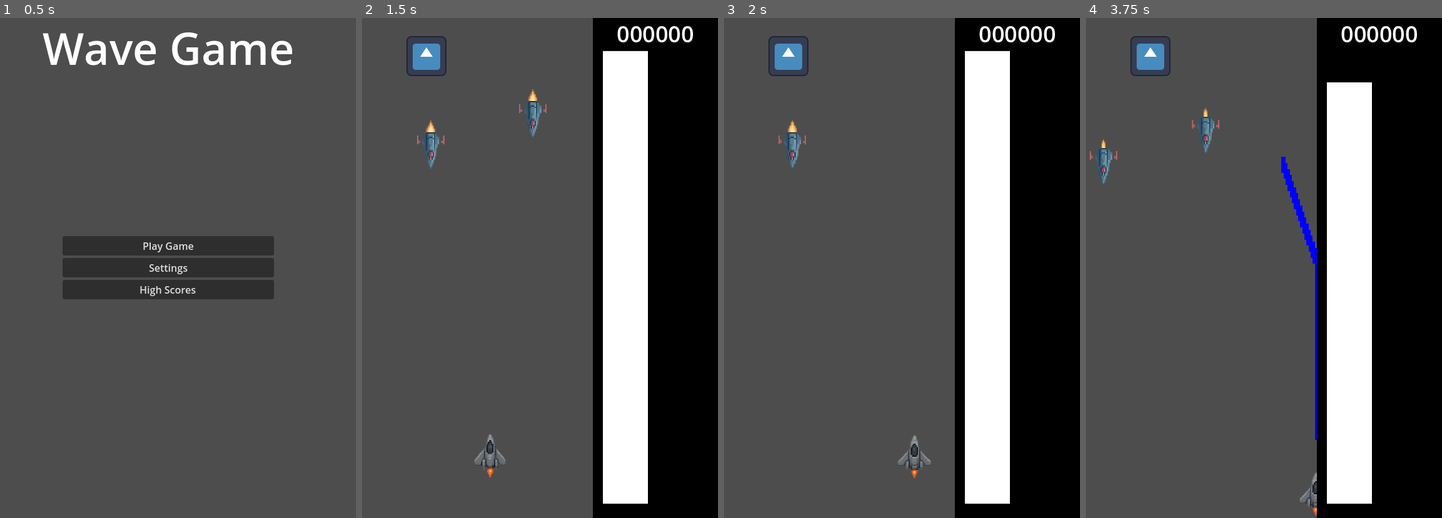
Above: before the commit, frames 1-4 (left to right).
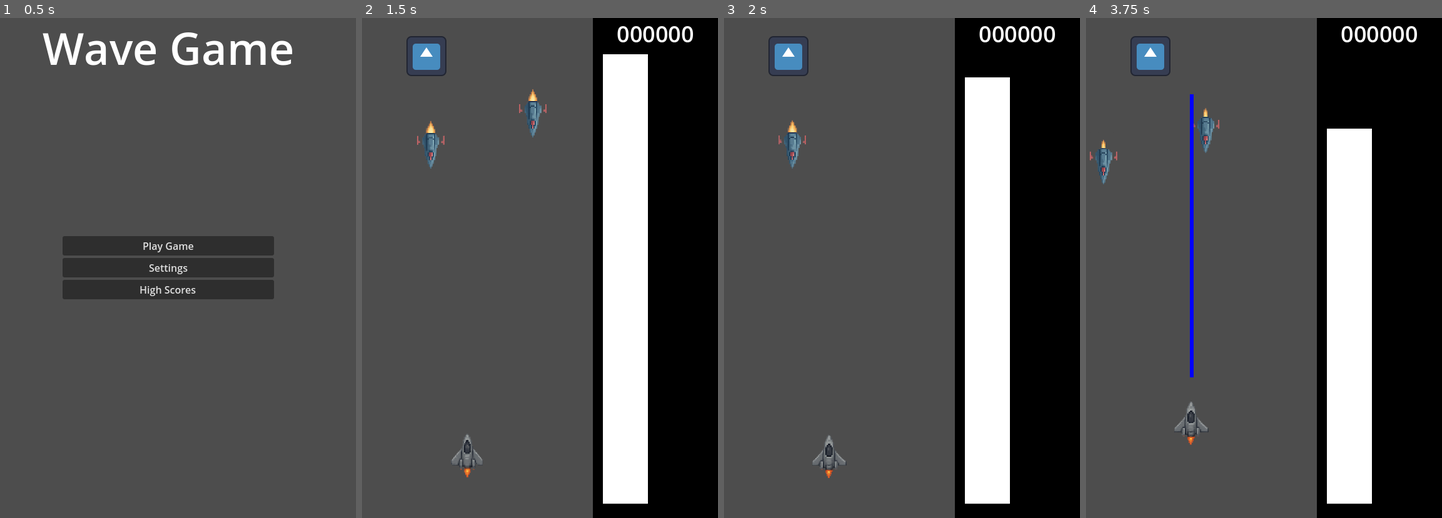
Above: after the commit, the same moments.

Repository: parkernalch/wave-jam
Game: Godot game, scene res://Scenes/Menus/menus.tscn
Two runs of this game, one before a commit and one after it. Both use one fixed random seed, a clock stepped at 60 frames per second and the inputs below. The engine's default icon, where the game draws it, is replaced by a stand-in: a white triangle on a blue panel in a dark square.
Inputs (mouse positions are in pixels of both pictures, inside the frame that each line leads up to):
- Up to frame 1 (0.5 s): no input
- Up to frame 2 (1.5 s): click "Play Game" at 0.5 s; move the mouse to (611, 243) at 1.27 s; hold D (right) from 1.28 s (still down); hold Shift (boost, bound only after the commit) from 1.28 s (still down)
- Up to frame 3 (2 s): keep holding D (right); keep holding Shift (boost, bound only after the commit)
- Up to frame 4 (3.75 s): move the mouse to (1178, 293) at 2.02 s; release D (right) at 2.03 s; release Shift (boost, bound only after the commit) at 2.03 s; hold S (down) 2.03-2.78 s; click (1178, 293) at 2.1 s; tap Shift (boost, bound only after the commit) at 2.3, 3.05, 3.6 s; move the mouse to (1292, 158) at 2.77 s; hold D (right) 2.78-3.53 s; hold Right mouse button (shoot) 2.78-3.53 s; move the mouse to (1235, 368) at 3.52 s; hold Up (ui_up) from 3.53 s (still down)

Frame 1 is identical in both runs. In frame 2, 0.6% of the frame differs, in the area x 15-81%, y 6-92%; in frame 3, 1.2%; in frame 4, 2.8%, in the area x 1-81%, y 12-100%.

Commit message:
Added Boost | Fixed bug with diagonal movement

Diff:
--- a/Entities/Enemy2/Enemy2.tscn
+++ b/Entities/Enemy2/Enemy2.tscn
@@ -46,9 +46,8 @@
 "speed": 5.0
 }]
 
-[sub_resource type="CapsuleShape2D" id="CapsuleShape2D_w0j0h"]
-radius = 14.333334
-height = 67.33333
+[sub_resource type="RectangleShape2D" id="RectangleShape2D_bkf3j"]
+size = Vector2(17, 60.000004)
 
 [node name="Enemy2" type="CharacterBody2D"]
 script = ExtResource("1_bkf3j")
@@ -62,7 +61,7 @@
 frame_progress = 0.65647364
 
 [node name="CollisionShape2D" type="CollisionShape2D" parent="."]
-position = Vector2(2.7660462e-08, -102)
+position = Vector2(1.5000134, -109)
 rotation = -3.1415925
 scale = Vector2(3, 3)
-shape = SubResource("CapsuleShape2D_w0j0h")
+shape = SubResource("RectangleShape2D_bkf3j")
--- a/Entities/Player/Player.gd
+++ b/Entities/Player/Player.gd
@@ -4,8 +4,7 @@
 @onready var bullet_spawn: Node2D = $BulletSpawn
 @export var bullet_speed = 600;
 @export var speed = 300
-
-signal amplitude_changed
+@export var boost_multiplier = 2.0
 
 var max_amplitude = 100.0
 var amplitude = 100.0
--- a/Entities/Player/States/Move.gd
+++ b/Entities/Player/States/Move.gd
@@ -31,11 +31,14 @@
 	return
 
 func physics_update(_delta: float) -> void:
-	var input_direction_y := Input.get_axis("up", "down")
-	var input_direction_x := Input.get_axis("left", "right")
+	var dir := Input.get_vector("ui_left", "ui_right", "ui_up", "ui_down")
 
-	player.velocity.x = player.speed * input_direction_x
-	player.velocity.y = player.speed * input_direction_y
+	player.velocity = dir * player.speed
+
+	if Input.is_action_pressed("boost") && player.amplitude > 1:
+		player.velocity *= player.boost_multiplier
+		player.amplitude -= 20 * _delta
+		signal_bus.amplitude_changed.emit(player.amplitude)
 
 	if (is_in_bounds()):
 		player.move_and_slide()
--- a/Scenes/Game/game.tscn
+++ b/Scenes/Game/game.tscn
@@ -146,7 +146,7 @@
 
 [node name="Enemy2" parent="." instance=ExtResource("3_qikps")]
 position = Vector2(441, 115.000015)
-scale = Vector2(0.3, 0.3)
+scale = Vector2(0.3, 0.2972163)
 
 [node name="AnimationPlayer" type="AnimationPlayer" parent="Enemy2"]
 libraries = {
--- a/project.godot
+++ b/project.godot
@@ -62,12 +62,21 @@
 "deadzone": 0.2,
 "events": [Object(InputEventJoypadMotion,"resource_local_to_scene":false,"resource_name":"","device":-1,"axis":4,"axis_value":1.0,"script":null)
 , Object(InputEventMouseButton,"resource_local_to_scene":false,"resource_name":"","device":-1,"window_id":0,"alt_presse …(249 unchanged characters)…
+, Object(InputEventKey,"resource_local_to_scene":false,"resource_name":"","device":-1,"window_id":0,"alt_pressed":false,"shift_pressed":false,"ctrl_pressed":false,"meta_pressed":false,"pressed":false,"keycode":0,"physical_keycode":75,"key_label":0,"unicode":107,"location":0,"echo":false,"script":null)
 ]
 }
 shoot={
 "deadzone": 0.2,
 "events": [Object(InputEventJoypadMotion,"resource_local_to_scene":false,"resource_name":"","device":-1,"axis":5,"axis_value":1.0,"script":null)
 , Object(InputEventMouseButton,"resource_local_to_scene":false,"resource_name":"","device":-1,"window_id":0,"alt_presse …(249 unchanged characters)…
+, Object(InputEventKey,"resource_local_to_scene":false,"resource_name":"","device":-1,"window_id":0,"alt_pressed":false,"shift_pressed":false,"ctrl_pressed":false,"meta_pressed":false,"pressed":false,"keycode":0,"physical_keycode":74,"key_label":0,"unicode":106,"location":0,"echo":false,"script":null)
+]
+}
+boost={
+"deadzone": 0.2,
+"events": [Object(InputEventKey,"resource_local_to_scene":false,"resource_name":"","device":-1,"window_id":0,"alt_pressed":false,"shift_pressed":false,"ctrl_pressed":false,"meta_pressed":false,"pressed":false,"keycode":0,"physical_keycode":4194325,"key_label":0,"unicode":0,"location":0,"echo":false,"script":null)
+, Object(InputEventKey,"resource_local_to_scene":false,"resource_name":"","device":-1,"window_id":0,"alt_pressed":false,"shift_pressed":false,"ctrl_pressed":false,"meta_pressed":false,"pressed":false,"keycode":0,"physical_keycode":76,"key_label":0,"unicode":108,"location":0,"echo":false,"script":null)
+, Object(InputEventJoypadButton,"resource_local_to_scene":false,"resource_name":"","device":-1,"button_index":0,"pressure":0.0,"pressed":true,"script":null)
 ]
 }
 
